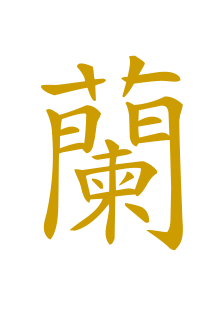
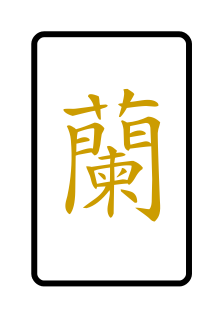
Before/after of a 224px x 320px layered artwork. What changed in the layer stack:
added layer "Clipboard" above "蘭" over [31, 31, 192, 287]
painted on "蘭" over [41, 55, 183, 251]
